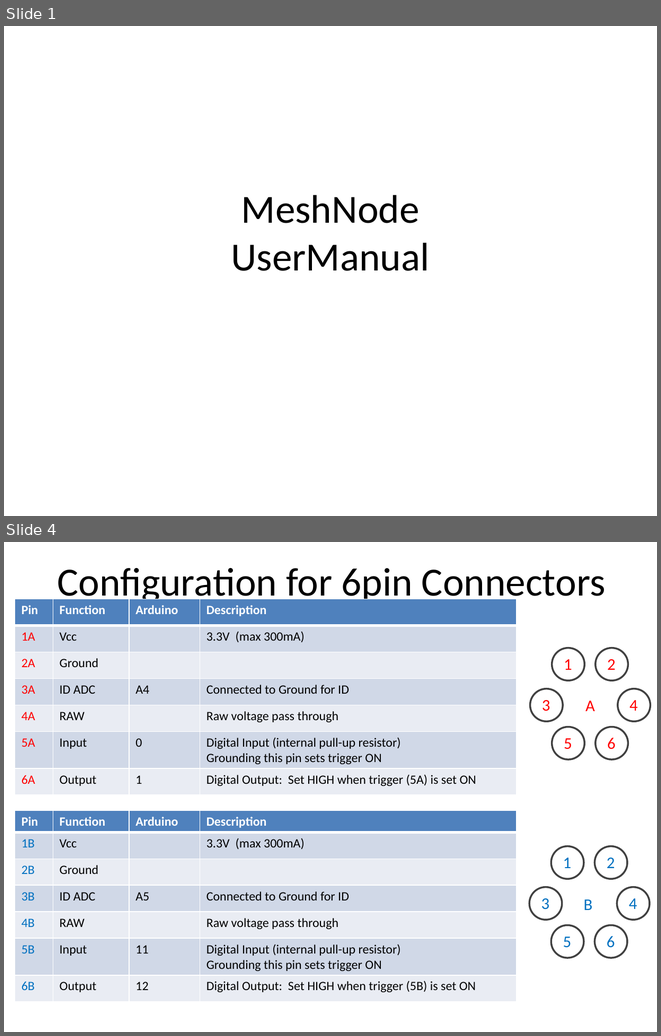
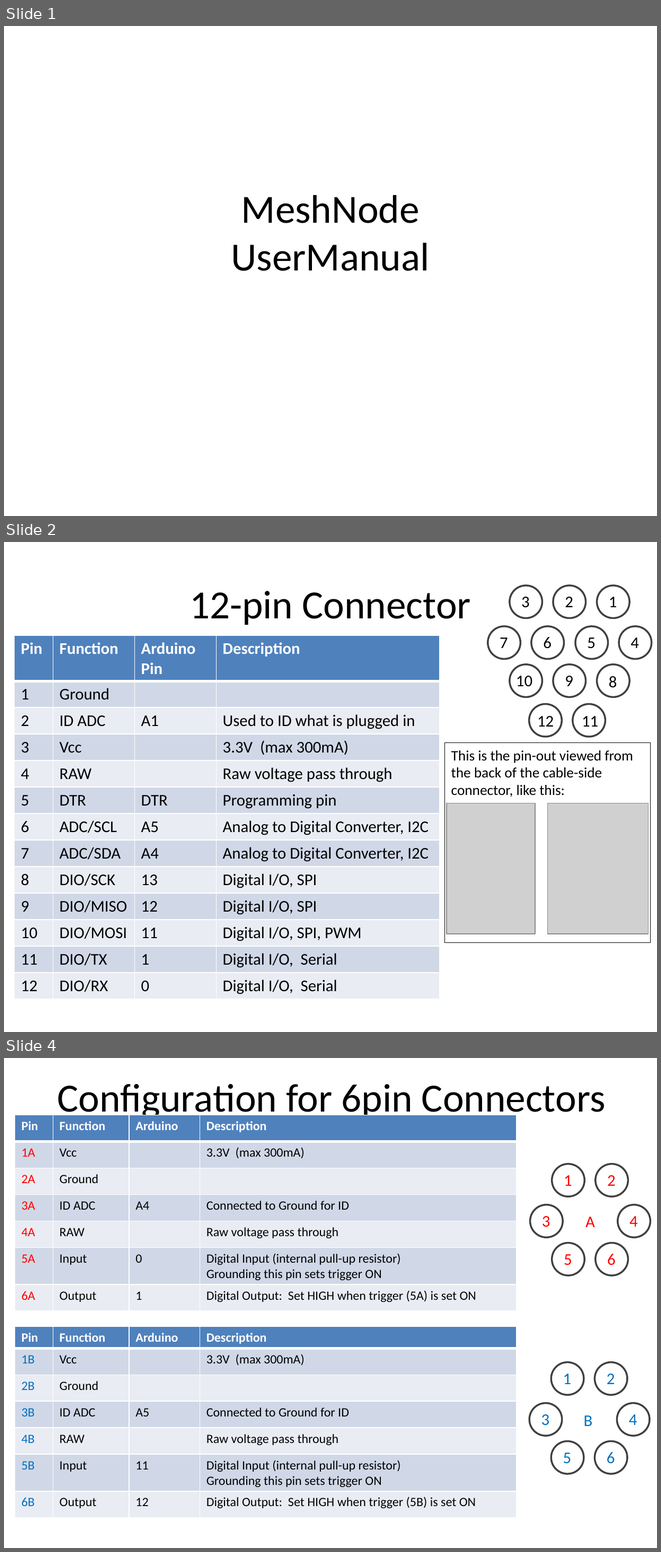
Before and after one commit to anaiman/MeshNodeFirmware, a slide deck: MeshNodeUserManual.pptx. Shown one above the other, each under a label of ours: slides 1 and 4 before the commit, slides 1, 2 and 4 after it; the slides between them are not shown. The pictures are 661x1036 and 661x1552 pixels, drawn with LibreOffice and Linux fonts; fonts in the diff are those of the drawing; grey boxes stand for pictures. Boxes give left, top, right and bottom in pixels: in the first picture for what was removed or moved away, otherwise in the second. Text is boxed around its words. In the diff, an @@ line names an element or a change of style, - is before the commit and + after.

Commit message:
Fixed 12-pin connector pin-out (changed to manufacturer spec).

```diff
--- a/MeshNodeUserManual.pptx
+++ b/MeshNodeUserManual.pptx
@@ slide 2 added at (x1=4, y1=542, x2=657, y2=1032), background #FFFFFF @@
@@ title added at (x1=190, y1=591, x2=471, y2=625), 44 pt, text #000000 @@
+12-pin Connector
@@ table added at (x1=15, y1=635, x2=440, y2=999), 13 rows, 4 columns @@
+Pin | Function | Arduino Pin | Description
+1 | Ground |  | 
+2 | ID ADC | A1 | Used to ID what is plugged in
+3 | Vcc |  | 3.3V (max 300mA)
+4 | RAW |  | Raw voltage pass through
+5 | DTR | DTR | Programming pin
+6 | ADC/SCL | A5 | Analog to Digital Converter, I2C
+7 | ADC/SDA | A4 | Analog to Digital Converter, I2C
+8 | DIO/SCK | 13 | Digital I/O, SPI
+9 | DIO/MISO | 12 | Digital I/O, SPI
+10 | DIO/MOSI | 11 | Digital I/O, SPI, PWM
+11 | DIO/TX | 1 | Digital I/O, Serial
+12 | DIO/RX | 0 | Digital I/O, Serial
@@ group added at (x1=488, y1=586, x2=652, y2=737): 12 ellipses, 12 texts @@
+3
+2
+7
+6
+5
+4
+8
+1
+10
+9
+12
+11
@@ rectangle added at (x1=445, y1=742, x2=651, y2=942), fill #FFFFFF, outline #000000 0.75 pt, 16 pt, text #000000 @@
+This is the pin-out viewed from the back of the cable-side connector, like this:
@@ picture added at (x1=447, y1=803, x2=535, y2=934) @@
@@ picture added at (x1=548, y1=803, x2=648, y2=934) @@
```
Also in this commit, not shown: 2 slides changed, 3 other slides added.
